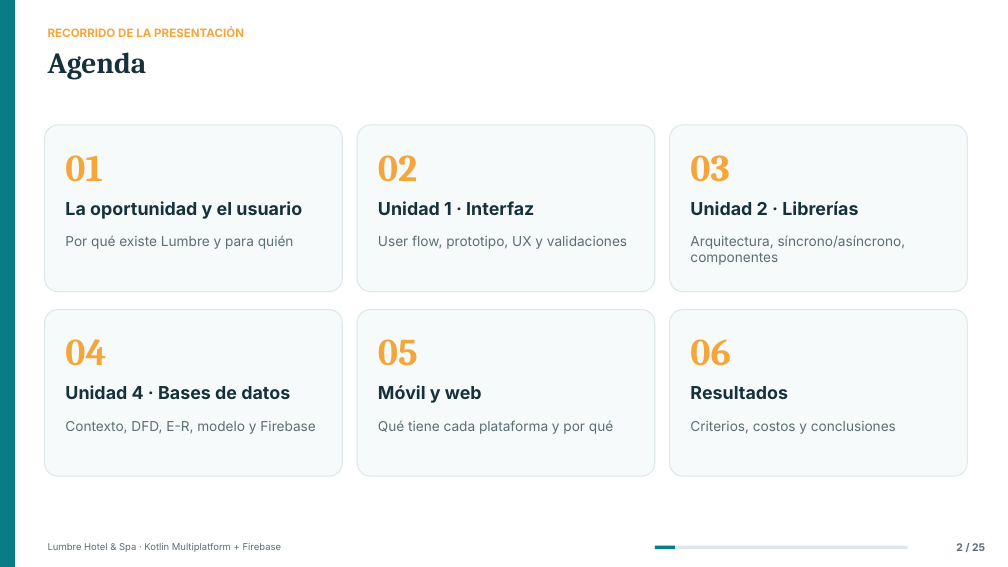
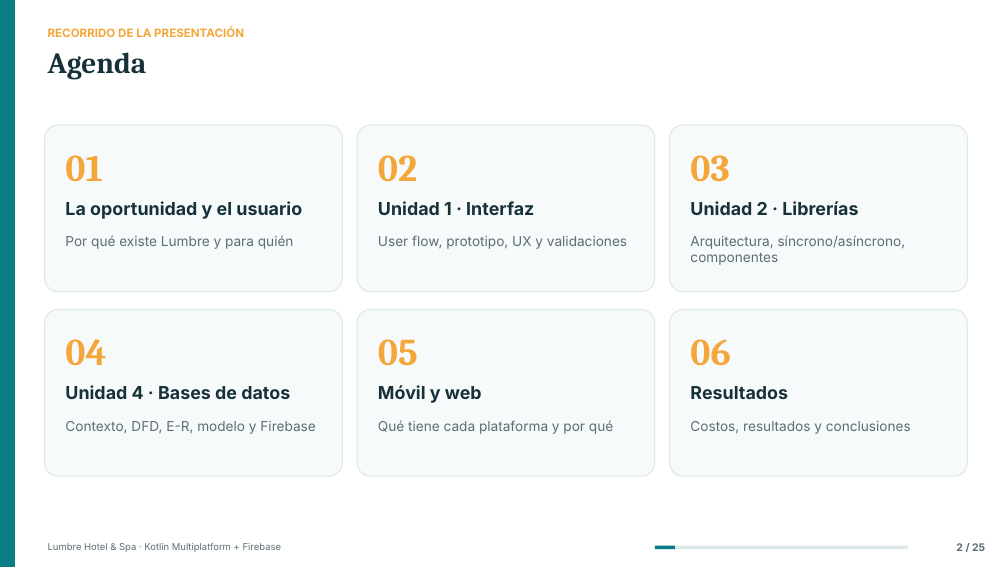
Before and after one commit to JanCarliux24/hotel-lumbre, a slide deck: slide 2 of docs/entregables/Presentacion_Proyecto_Lumbre.pptx. Drawn at 1008x567 pixels with LibreOffice and Linux fonts; fonts in the diff are those of the drawing. Boxes give left, top, right and bottom in pixels: in the first picture for what was removed or moved away, otherwise in the second. Text is boxed around its words. In the diff, an @@ line names an element or a change of style, - is before the commit and + after.

```diff
--- a/docs/entregables/Presentacion_Proyecto_Lumbre.pptx
+++ b/docs/entregables/Presentacion_Proyecto_Lumbre.pptx
@@ text at [690,421,911,434]: text changed @@
-Criterios, costos y conclusiones
+Costos, resultados y conclusiones
```
Also in this commit, not shown: 4 other slides changed, 30 other files.
